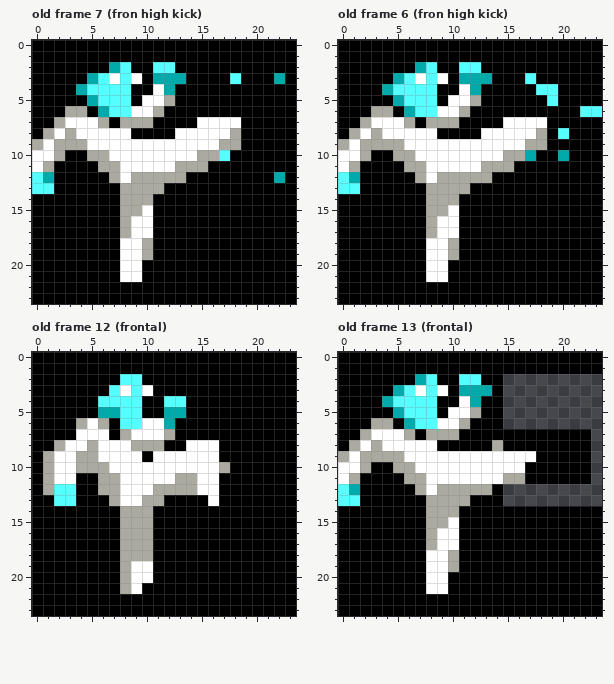
Two states of a pixel-art file, resources/images/jann_kick_24x24-4-animation.aseprite. Above: the version before the commit.
24x24 pixels, 19 frames. Shown: old frame 7 (fron high kick), old frame 6 (fron high kick), old frame 12 (frontal), old frame 13 (frontal). The commit also changed other frames, which this record leaves out.
After the commit:
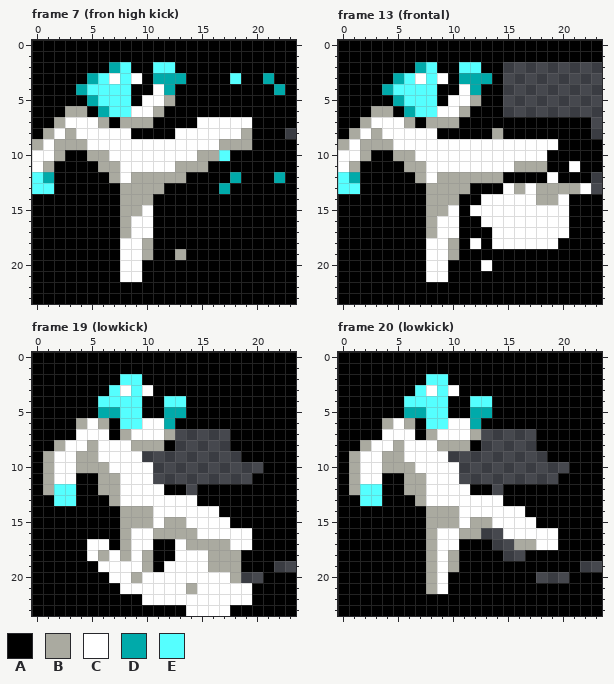
Palette (. is transparent): A #000000  B #aaaaa0  C #ffffff  D #00aaaa  E #55ffff
A new or re-ordered frame is compared with the old frame closest to it.
Difference:
frames 19 -> 20
--- frame 7 (fron high kick) is new; against old frame 7 (fron high kick)
@@ x 15..23 @@
  2 AAAAAAAAA
- 3 AAAEAAADA
- 4 AAAAAAAAA
+ 3 AAAEAADAA
+ 4 AAAAAAADA
  5 AAAAAAAAA
  6 AAAAAAAAA
- 7 CCCCAAAAA
- 8 CCCBAAAAA
- 9 CCBBAAAAA
+ 7 CCCCCAAAA
+ 8 CCCCBAAA.
+ 9 CCBBBAAAA
 10 BBEAAAAAA
 11 BAAAAAAAA
-12 AAAAAAADA
-13 AAAAAAAAA
+12 AAADAAADA
+13 AADAAAAAA
 14 AAAAAAAAA
@@ x 11..15 @@
 18 AAAAA
-19 AAAAA
+19 AABAA
 20 AAAAA
--- frame 13 (frontal) against old frame 6 (fron high kick)
@@ x 0..23 @@
  1 AAAAAAAAAAAAAAAAAAAAAAAA
- 2 AAAAAAADEAAEEAAAAAAAAAAA
- 3 AAAAADECECADDDAAAEAAAAAA
- 4 AAAADEEEEAACDAAAAAEEAAAA
- 5 AAAAADEEEACCBAAAAAAEAAAA
- 6 AAABBADEECCBAAAAAAAAAAEE
- 7 AABCCCBABBBAAAACCCCAAAAA
- 8 ABCBCCCCCAAAACCCCCBAEAAA
- 9 BCBBBBCCCCCCCCCCCBBAAAAA
-10 CCBAABBCCCCCCCCBBDAADAAA
-11 CBAAAABBCCCCCBBBAAAAAAAA
-12 EDAAAAABCBBBBBAAAAAAAAAA
-13 EEAAAAAABBBBAAAAAAAAAAAA
-14 AAAAAAAABBBAAAAAAAAAAAAA
-15 AAAAAAAABBCAAAAAAAAAAAAA
-16 AAAAAAAABCCAAAAAAAAAAAAA
-17 AAAAAAAABCCAAAAAAAAAAAAA
-18 AAAAAAAACCBAAAAAAAAAAAAA
+ 2 AAAAAAADEAAEEAA.........
+ 3 AAAAADECECADDDA.........
+ 4 AAAADEEEEAACDAA.........
+ 5 AAAAADEEEACCBAA.........
+ 6 AAABBADEECCBAAA.........
+ 7 AABCCCBABBBAAAAAAAAAAAA.
+ 8 ABCBCCCCCAAAAABAAAAAAAA.
+ 9 BCBBBCCCCCCCCCCCCCCCAAAA
+10 CCBAABBCCCCCCCCCCCCAAAAA
+11 CBAAAABBCCCCCCCCBBBAACAA
+12 EDAAAAABCBBBBBBAAAACAAA.
+13 EEAAAAAABBBBAAACBCBBBBC.
+14 AAAAAAAABBBAACCCCCBBCAAA
+15 AAAAAAAABBCACCCCCCCCCAAA
+16 AAAAAAAABCCAACCCCCCCCAAA
+17 AAAAAAAABCCAAACCCCCCCAAA
+18 AAAAAAAACCBACACCCCCCAAAA
 19 AAAAAAAACCBAAAAAAAAAAAAA
-20 AAAAAAAACCAAAAAAAAAAAAAA
+20 AAAAAAAACCAAACAAAAAAAAAA
 21 AAAAAAAACCAAAAAAAAAAAAAA
--- frame 19 (lowkick) against old frame 12 (frontal)
@@ x 0..23 @@
  6 AAAABCBAEECCDAAAAAAAAAAA
- 7 AAAACCCABCCCBAAAAAAAAAAA
- 8 AABCCBCCCBBBAACCCAAAAAAA
- 9 ABCCBBCCCCACCCCCCAAAAAAA
-10 ABCCBBBCCCCCCCCCCBAAAAAA
-11 ABCCAABBCCCCCBBCCAAAAAAA
-12 ABEEAABBCCCBBBBCCAAAAAAA
-13 AAEEAAABCCBBAAAACAAAAAAA
-14 AAAAAAAABBBAAAAAAAAAAAAA
-15 AAAAAAAABBBAAAAAAAAAAAAA
-16 AAAAAAAABBBAAAAAAAAAAAAA
-17 AAAAAAAABBBAAAAAAAAAAAAA
-18 AAAAAAAABBBAAAAAAAAAAAAA
-19 AAAAAAAABCCAAAAAAAAAAAAA
-20 AAAAAAAABCCAAAAAAAAAAAAA
-21 AAAAAAAABCAAAAAAAAAAAAAA
-22 AAAAAAAAAAAAAAAAAAAAAAAA
-23 AAAAAAAAAAAAAAAAAAAAAAAA
+ 7 AAAACCCABCCCB.....AAAAAA
+ 8 AABCCBCCCBBBA.....AAAAAA
+ 9 ABCCBBCCCC.........AAAAA
+10 ABCCBBBCCCC..........AAA
+11 ABCCAABBCCC.........AAAA
+12 ABEEAABBCCCCAA.AAAAAAAAA
+13 AAEEAAABCCCCCCCAAAAAAAAA
+14 AAAAAAAABBBCCCCCCAAAAAAA
+15 AAAAAAAABBBCBBCCCCAAAAAA
+16 AAAAAAAABCCBBBBCCCCCAAAA
+17 AAAAACCABCCAACBBBBCCAAAA
+18 AAAAACBCBCBAACCCBBBAAAAA
+19 AAAAAACCCCBACCCCBBBAAA..
+20 AAAAAAACCBCCCCCCCCB..AAA
+21 AAAAAAAACCCCCCBCCCCCAAAA
+22 AAAAAAAAAACCCCCCCCCCAAAA
+23 AAAAAAAAAAAAAACCCCAAAAAA
--- frame 20 (lowkick) against old frame 13 (frontal)
@@ x 0..23 @@
  1 AAAAAAAAAAAAAAAAAAAAAAAA
- 2 AAAAAAADEAAEEAA.........
- 3 AAAAADECECADDDA.........
- 4 AAAADEEEEAACDAA.........
- 5 AAAAADEEEACCBAA.........
- 6 AAABBADEECCBAAA.........
- 7 AABCCCBABBBAAAAAAAAAAAA.
- 8 ABCBCCCCCAAAAABAAAAAAAA.
- 9 BCBBBBCCCCCCCCCCCCAAAAA.
-10 CCBAABBCCCCCCCCCCAAAAAA.
-11 CBAAAABBCCCCCCCBBAAAAAA.
-12 EDAAAAABCBBBBBA.........
-13 EEAAAAAABBBBAAA.........
-14 AAAAAAAABBBAAAAAAAAAAAAA
-15 AAAAAAAABBCAAAAAAAAAAAAA
-16 AAAAAAAABCCAAAAAAAAAAAAA
-17 AAAAAAAABCCAAAAAAAAAAAAA
-18 AAAAAAAACCBAAAAAAAAAAAAA
-19 AAAAAAAACCBAAAAAAAAAAAAA
-20 AAAAAAAACCAAAAAAAAAAAAAA
-21 AAAAAAAACCAAAAAAAAAAAAAA
+ 2 AAAAAAAAEEAAAAAAAAAAAAAA
+ 3 AAAAAAAECECAAAAAAAAAAAAA
+ 4 AAAAAAEEEEAAEEAAAAAAAAAA
+ 5 AAAAAADDEEAADDAAAAAAAAAA
+ 6 AAAABCBAEECCDAAAAAAAAAAA
+ 7 AAAACCCABCCCB.....AAAAAA
+ 8 AABCCBCCCBBBA.....AAAAAA
+ 9 ABCCBBCCCC.........AAAAA
+10 ABCCBBBCCCC..........AAA
+11 ABCCAABBCCC.........AAAA
+12 ABEEAABBCCCCAA.AAAAAAAAA
+13 AAEEAAABCCCCCCCAAAAAAAAA
+14 AAAAAAAABBBCCCCCCAAAAAAA
+15 AAAAAAAABBBCBBCCCCAAAAAA
+16 AAAAAAAABCCBB..CCCCCAAAA
+17 AAAAAAAABCCAAA..BBCCAAAA
+18 AAAAAAAABCBAAAA..AAAAAAA
+19 AAAAAAAABCBAAAAAAAAAAA..
+20 AAAAAAAABCAAAAAAAA...AAA
+21 AAAAAAAABCAAAAAAAAAAAAAA
 22 AAAAAAAAAAAAAAAAAAAAAAAA
